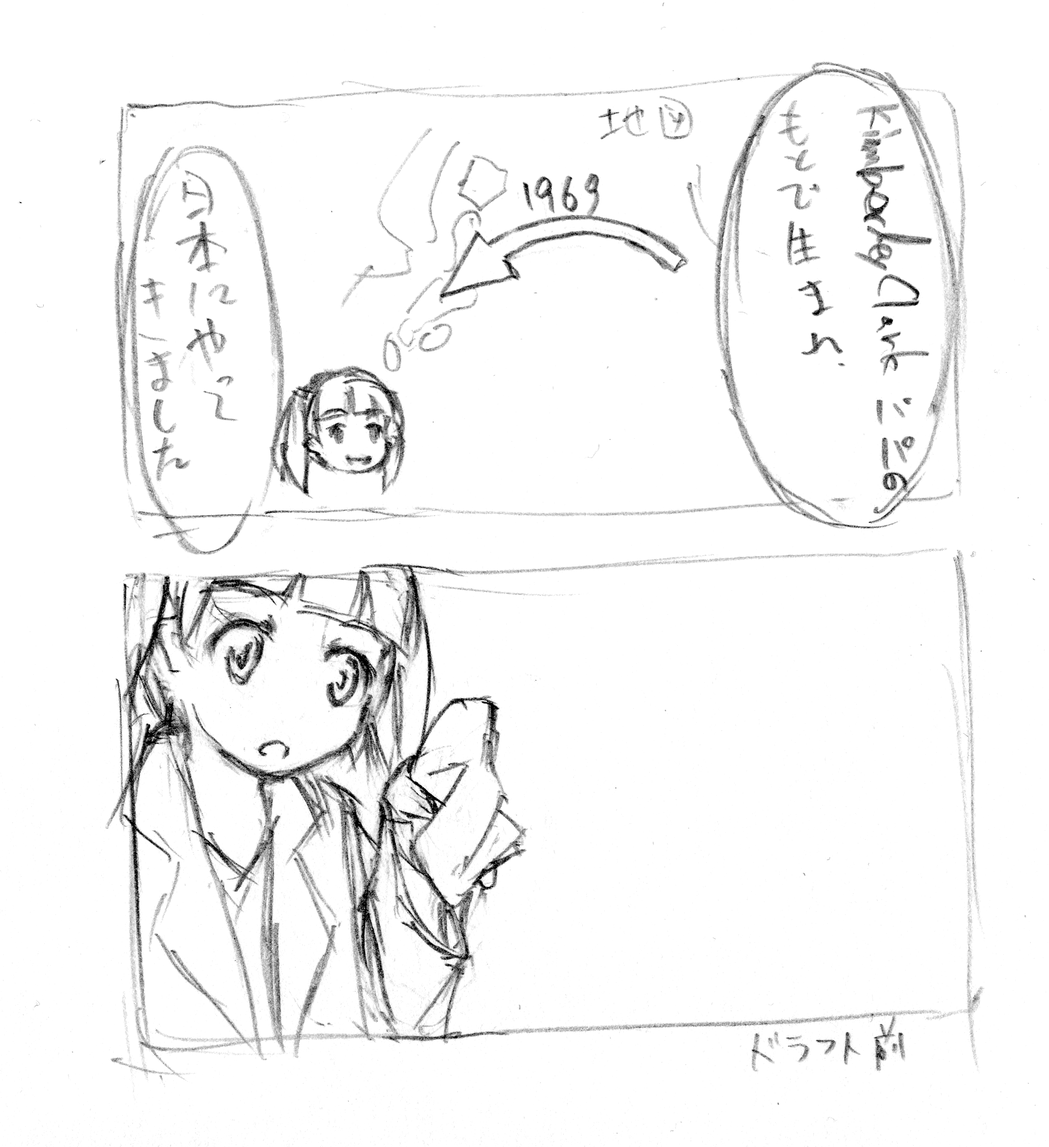
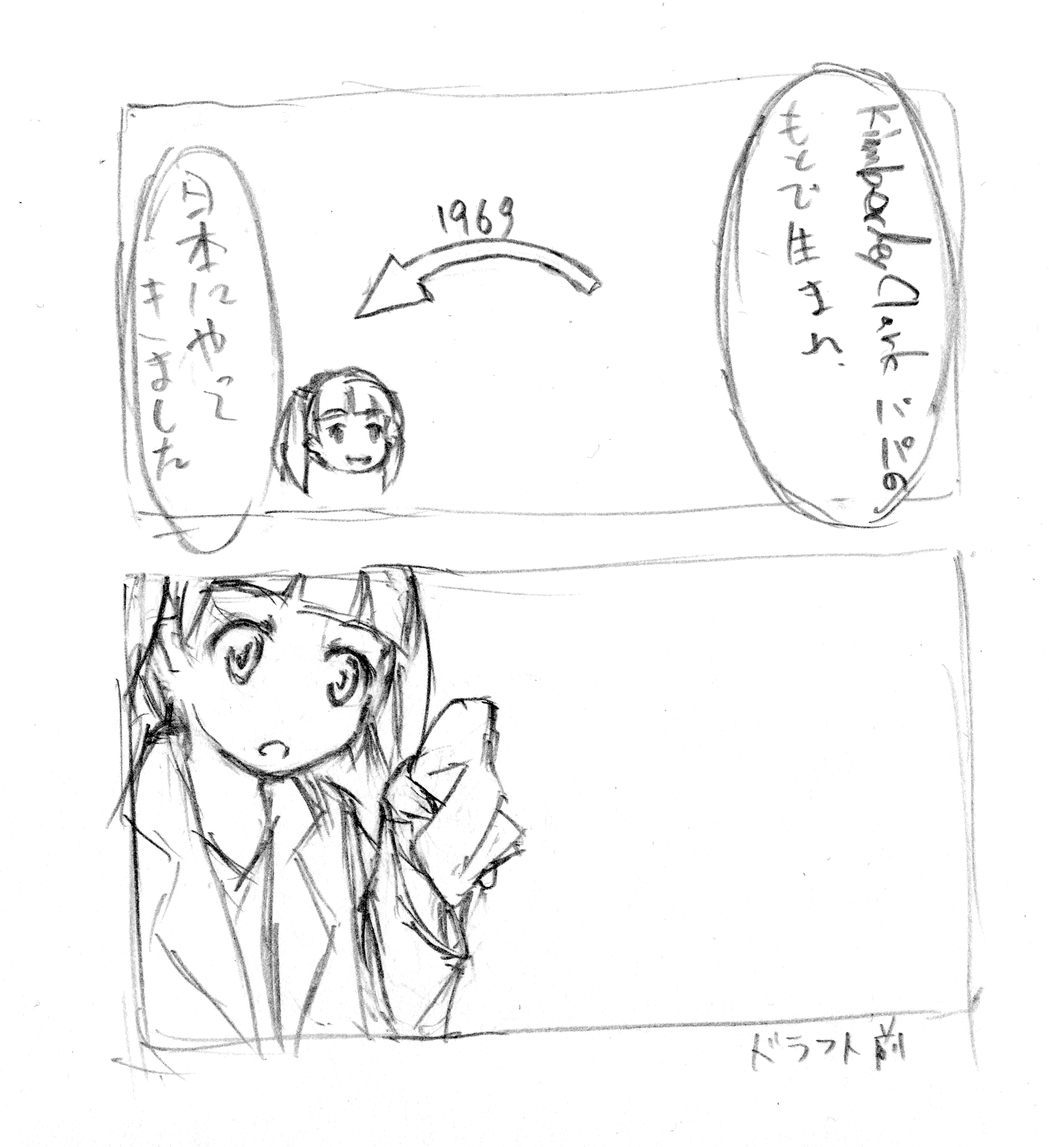
Before/after of a w=1049, h=1147 layered artwork. What changed in the layer stack:
added layer "レイヤー 3" (multiply) above "背景" over [left=339, top=174, right=616, bottom=367]
added layer "背景" over [left=339, top=95, right=717, bottom=376]
